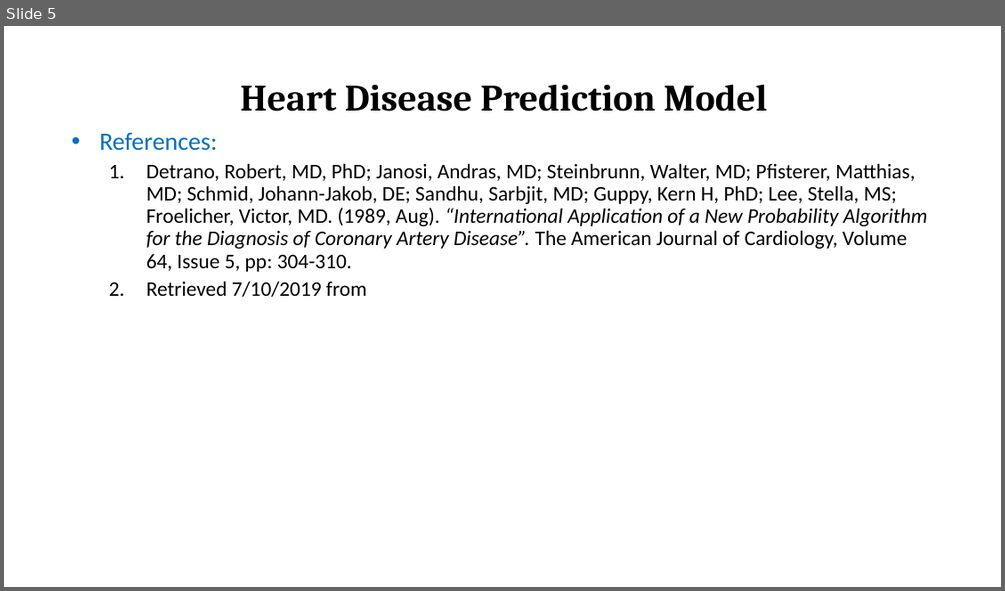
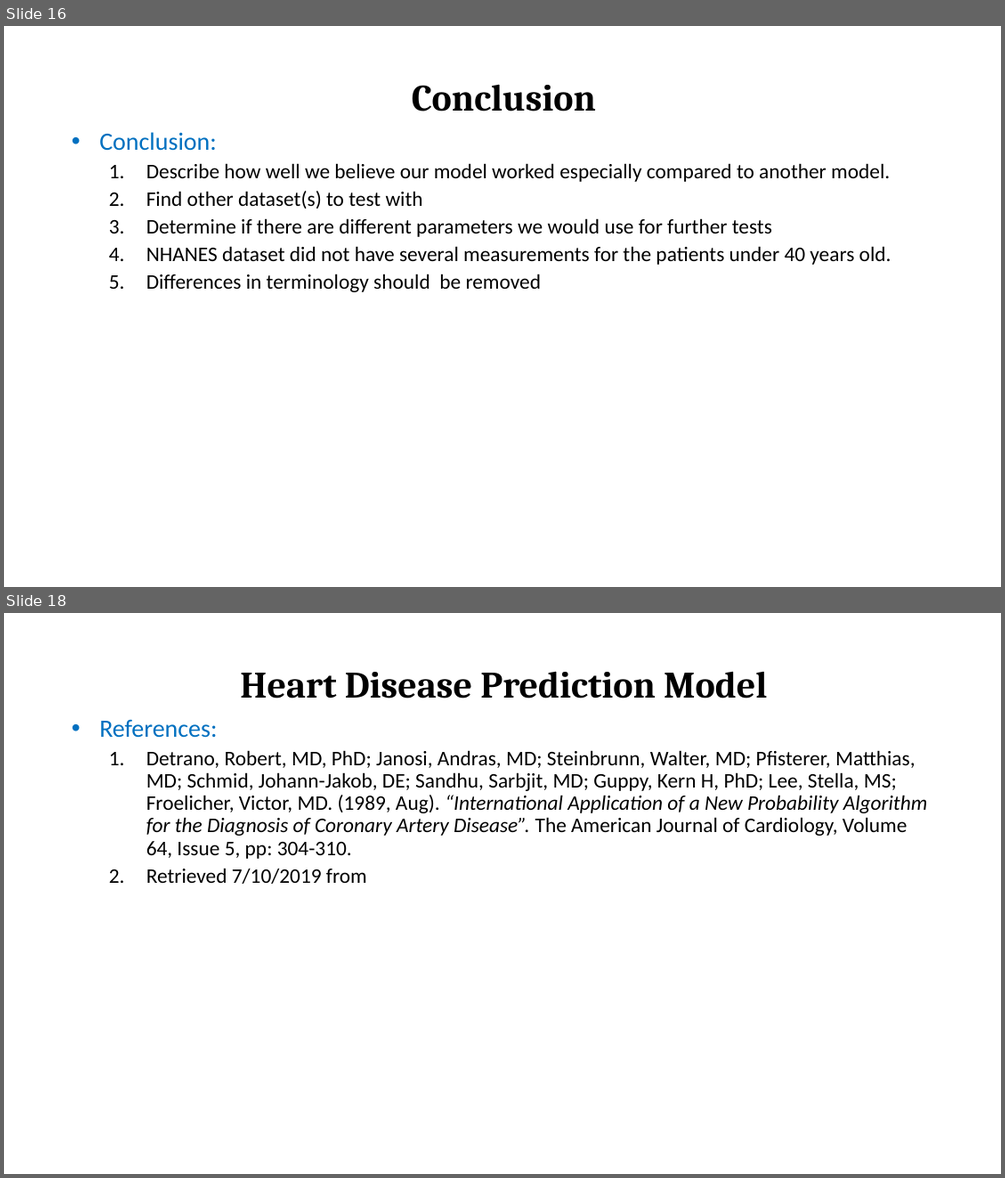
Before and after one commit to Ophelia82/Heart-Disease-Predictive-Model, a slide deck: Heart Disease Presentation.pptx. Shown one above the other, each under a label of ours: slide 5 before the commit, slides 16 and 18 after it; the slides between them are not shown. The pictures are 1005x591 and 1005x1178 pixels, drawn with LibreOffice and Linux fonts; fonts in the diff are those of the drawing. Boxes give left, top, right and bottom in pixels: in the first picture for what was removed or moved away, otherwise in the second. Text is boxed around its words. In the diff, an @@ line names an element or a change of style, - is before the commit and + after.

```diff
--- a/Heart Disease Presentation.pptx
+++ b/Heart Disease Presentation.pptx
@@ slide 16 added at box(4, 26, 1001, 587), background #FFFFFF @@
@@ title added at box(412, 84, 596, 111), 36 pt, text #000000, bold @@
+Conclusion
@@ subtitle added at box(99, 132, 891, 292), 20 pt, text #000000 @@
+• Conclusion:
+  1. Describe how well we believe our model worked especially compared to another model.
+  2. Find other dataset(s) to test with
+  3. Determine if there are different parameters we would use for further tests
+  4. NHANES dataset did not have several measurements for the patients under 40 years old.
+  5. Differences in terminology should be removed
@@ what was slide 5 is now slide 18 @@
```
Also in this commit, not shown: 4 slides changed, 12 other slides added.
